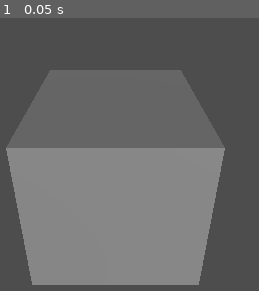
Above: before the commit, frame 1.
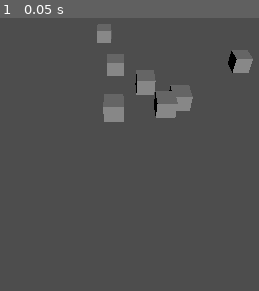
Above: after the commit, the same moment.

Repository: majohannsen/godot-real-world-simulator
Game: Godot game, scene res://main.tscn
Same seed, same stepped clock (60 frames per second), same inputs: the game is played once before the commit and once after it.
Inputs:
- Up to frame 1 (0.05 s): no input

The runs differ from the first frame. In frame 1, 41% of the frame differs, in the area x 2-98%, y 4-98%.

Commit message:
spawn houses from a list of lat lon

Diff:
--- a/house.tscn
+++ b/house.tscn
@@ -1,8 +1,10 @@
 [gd_scene load_steps=3 format=3 uid="uid://dxk6qusy0cfjf"]
 
 [sub_resource type="BoxShape3D" id="BoxShape3D_0huye"]
+size = Vector3(10, 10, 10)
 
 [sub_resource type="BoxMesh" id="BoxMesh_bcr1l"]
+size = Vector3(10, 10, 10)
 
 [node name="House" type="StaticBody3D"]
 
--- a/house_spawner.gd
+++ b/house_spawner.gd
@@ -3,6 +3,17 @@
 var house = preload("res://house.tscn")
 
 var earthCircumference = 40075000;
+
+var houses: Array[Vector2] = []
+
+func fetchCoordinates():
+	houses.append(Vector2(47.4050971, 9.7426105))
+	houses.append(Vector2(47.4050583, 9.7436344))
+	houses.append(Vector2(47.4054232, 9.7430115))
+	houses.append(Vector2(47.4054460, 9.7426622))
+	houses.append(Vector2(47.4047326, 9.7424377))
+	houses.append(Vector2(47.4052588, 9.7428630))
+	houses.append(Vector2(47.4053796, 9.7431154))
 
 
 func spawnHouse(coords: Vector2):
@@ -18,11 +29,14 @@
 
 func setCameraPosition(coords: Vector2):
 	get_viewport().get_camera_3d().position.x = coords.x
-	get_viewport().get_camera_3d().position.z = coords.y+1.5
+	get_viewport().get_camera_3d().position.y = 100
+	get_viewport().get_camera_3d().position.z = coords.y+150
 
 # Called when the node enters the scene tree for the first time.
 func _ready():
-	spawnHouse(latLonToCoordsInMeters(47.4050971, 9.7426105))
+	fetchCoordinates()
+	for house in houses:
+		spawnHouse(latLonToCoordsInMeters(house.x, house.y))
 	setCameraPosition(latLonToCoordsInMeters(47.4050971, 9.7426105))
 
 #
--- a/main.tscn
+++ b/main.tscn
@@ -11,7 +11,7 @@
 script = ExtResource("1_p5w3m")
 
 [node name="Camera3D" type="Camera3D" parent="."]
-transform = Transform3D(1, 0, 0, 0, 0.906485, 0.422239, 0, -0.422239, 0.906485, 2.38419e-07, 1.4446, 2.54947)
+transform = Transform3D(1, -6.96995e-16, -2.00776e-17, 5.55349e-16, 0.778703, 0.627392, -4.21655e-16, -0.627392, 0.778703, 2.08165e-12, 15.6963, 2.549)
 
 [node name="StaticBody3D" type="StaticBody3D" parent="."]
 transform = Transform3D(1, 0, 0, 0, 1, 0, 0, 0, 1, 2.08165e-12, -0.1, 2.08165e-12)
